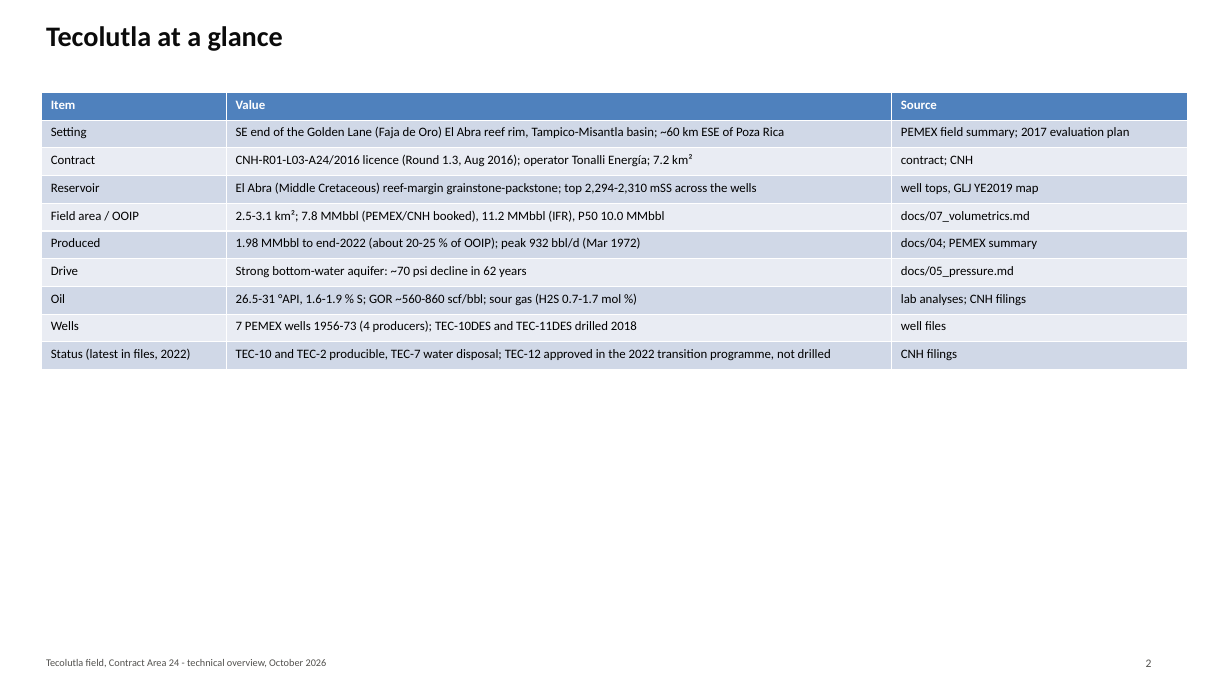
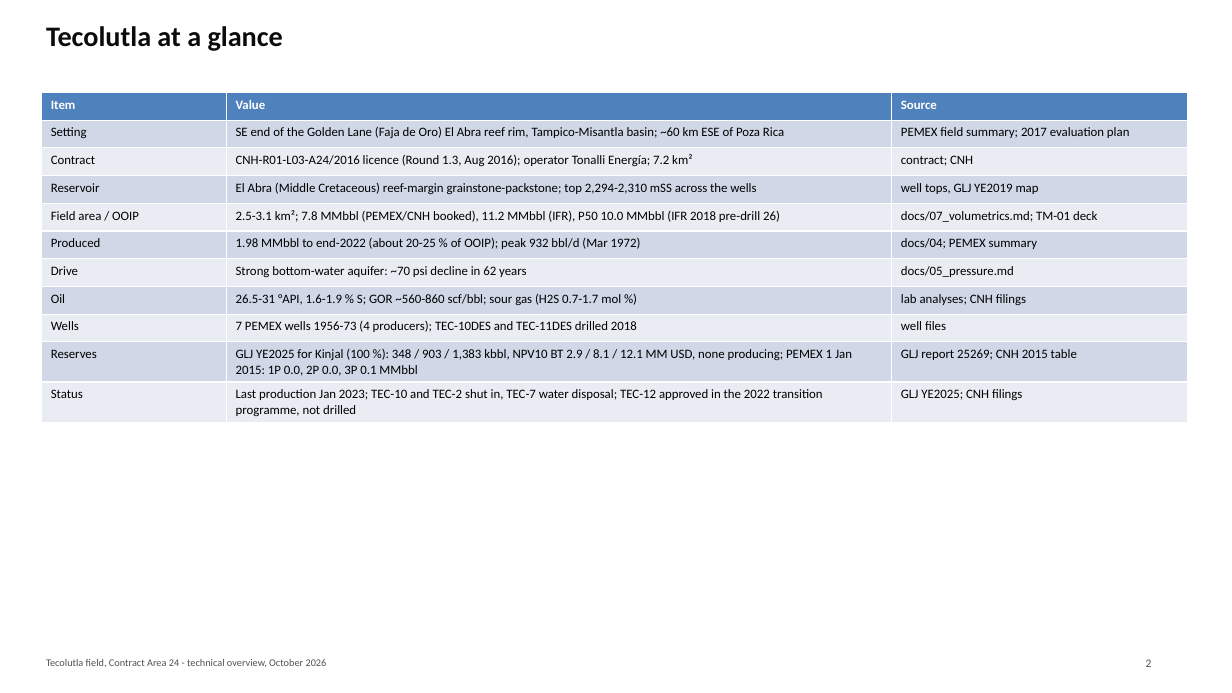
Before and after one commit to gunner1976/git_practice, a slide deck: slide 2 of docs/Tecolutla_Technical_Overview.pptx. Drawn at 1232x693 pixels with LibreOffice and Linux fonts; fonts in the diff are those of the drawing. Boxes give left, top, right and bottom in pixels: in the first picture for what was removed or moved away, otherwise in the second. Text is boxed around its words. In the diff, an @@ line names an element or a change of style, - is before the commit and + after.

```diff
--- a/docs/Tecolutla_Technical_Overview.pptx
+++ b/docs/Tecolutla_Technical_Overview.pptx
@@ table at [42,92,1188,420] @@
-row 5, column 2: 2.5-3.1 km²; 7.8 MMbbl (PEMEX/CNH booked), 11.2 MMbbl (IFR), P50 10.0 MMbbl
+row 5, column 2: 2.5-3.1 km²; 7.8 MMbbl (PEMEX/CNH booked), 11.2 MMbbl (IFR), P50 10.0 MMbbl (IFR 2018 pre-drill 26)
-row 5, column 3: docs/07_volumetrics.md
+row 5, column 3: docs/07_volumetrics.md; TM-01 deck
-row 10: Status (latest in files, 2022) | TEC-10 and TEC-2 producible, TEC-7 water disposal; TEC-12 approved in the 2022 transition programme, not drilled | CNH filings
+row 10: Reserves | GLJ YE2025 for Kinjal (100 %): 348 / 903 / 1,383 kbbl, NPV10 BT 2.9 / 8.1 / 12.1 MM USD, none producing; PEMEX 1 Jan 2015: 1P 0.0, 2P 0.0, 3P 0.1 MMbbl | GLJ report 25269; CNH 2015 table
+row 11: Status | Last production Jan 2023; TEC-10 and TEC-2 shut in, TEC-7 water disposal; TEC-12 approved in the 2022 transition programme, not drilled | GLJ YE2025; CNH filings
```
Also in this commit, not shown: 17 other slides changed, 1 slide added, 2 other files.
